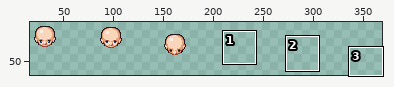
One commit to this sprite sheet: resources/spritesheets/head/hurt/female-elderly.png. Above, an overview of the earlier version with the close-up marked.
Close-up. As it was:
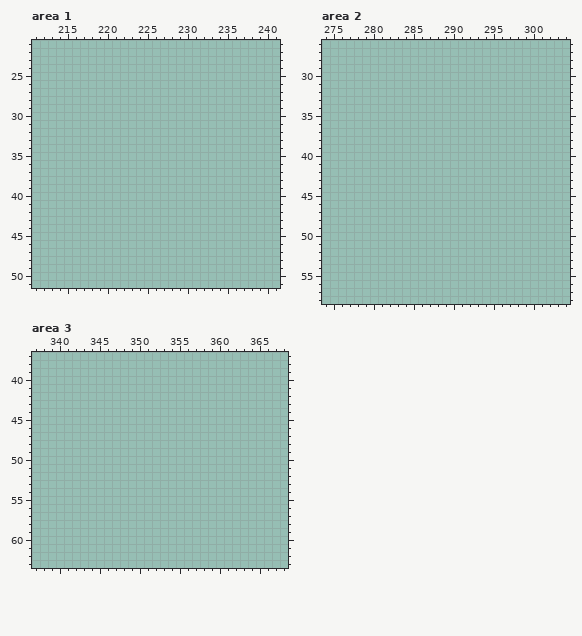
The file is 384x64 pixels. Colours within 5 levels of each other are drawn and written as one. Shown: area 1: x 211..241, y 21..51; area 2: x 274..304, y 26..58; area 3: x 337..368, y 37..63. The wide view leaves out empty margins.
And afterwards:
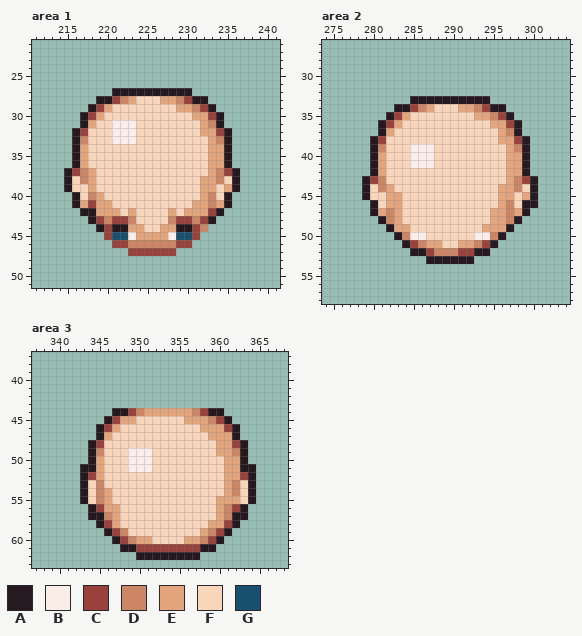
Palette (. is transparent): A #271920  B #faece7  C #99423c  D #cc8665  E #e4a47c  F #f9d5ba  G #18506f
From old to new:
Changed rows in their new state; - is an unchanged pixel.
Area 1:
first column x 215:
27 ------AAAAAAAAAA------
28 ----AACDEFFFEEDCAA----
29 ---ACEFFFFFFFFEEDCA---
30 --ACEFFFFFFFFFFFEECA--
31 --AEFFBBBFFFFFFFFEDA--
32 -ACFFFBBBFFFFFFFFEECA-
33 -ADFFFBBBFFFFFFFFFEDA-
34 -AEFFFFFFFFFFFFFFFEEA-
35 -AEFFFFFFFFFFFFFFFEEA-
36 -AEFFFFFFFFFFFFFFFEEA-
37 ACDEFFFFFFFFFFFFFFEDCA
38 AFDEFFFFFFFFFFFFFEEDFA
39 AFFEFFFFFFFFFFFFFEEFEA
40 -AFDEFFFFFFFFFFFFEDFA-
41 -AECEEFFFFFFFFFFEEDEA-
42 --AAEEEFEFFFFEFEEECA--
43 ---ACDCCDFFFFDCCDCA---
44 ----ACAAEEFFEEAACD----
45 -----CGGBEEEEBGGC-----
46 ------CCDDDDDDCC------
47 --------CCCCCC--------
Area 2:
first column x 279:
33 ------AAAAAAAAAA------
34 ----AACDEFFFEEDCAA----
35 ---ACEFFFFFFFFEEDCA---
36 --ACEFFFFFFFFFFFEECA--
37 --AEFFFFFFFFFFFFFEDA--
38 -ACFFFFFFFFFFFFFFEECA-
39 -ADFFFBBBFFFFFFFFFEDA-
40 -AEFFFBBBFFFFFFFFFEEA-
41 -AEFFFBBBFFFFFFFFFEEA-
42 -AEFFFFFFFFFFFFFFFEEA-
43 ACDFFFFFFFFFFFFFFFEDCA
44 AFDEFFFFFFFFFFFFFEEDFA
45 AFFEEFFFFFFFFFFFFEEFEA
46 -AFEEFFFFFFFFFFFFEDFAA
47 -AEDEFFFFFFFFFFFEEDEA-
48 --ADEFFFFFFFFFFFEEDA--
49 ---AEEFFFFFFFFFEEEA---
50 ----ADBBFFFFFFBBDA----
51 -----ACDEEFFEEDCA-----
52 ------AACDDDCCAA------
53 --------AAAAAA--------
Area 3:
first column x 343:
44 ----AACDEEEEEEDCAA----
45 ---ACEEFFFFFFEEEDCA---
46 --ACEFFFFFFFFFFEEECA--
47 --AEFFFFFFFFFFFFEEEA--
48 -ACFFFFFFFFFFFFFFEECA-
49 -ADFFFBBBFFFFFFFFEEDA-
50 -AEFFFBBBFFFFFFFFFEEA-
51 AAEFFFBBBFFFFFFFFFEEAA
52 ACEFFFFFFFFFFFFFFFEECA
53 AFDFFFFFFFFFFFFFFFEDFA
54 AFDEFFFFFFFFFFFFFFEDFA
55 AFDEFFFFFFFFFFFFFEEEFA
56 -ACEEFFFFFFFFFFFFEDCA-
57 -AADEFFFFFFFFFFFFEDAA-
58 --ACEFFFFFFFFFFFEECA--
59 ---ACDFFFFFFFFFEDCA---
60 ----ACDEEFFFFEEDCA----
61 -----AACCCCCCCCAA-----
62 -------AAAAAAAA-------
Pixel boxes of the changes (left, top, right, bottom) in both close-ups:
added: (64, 88, 240, 256)
added: (362, 96, 538, 264)
added: (80, 408, 256, 560)
